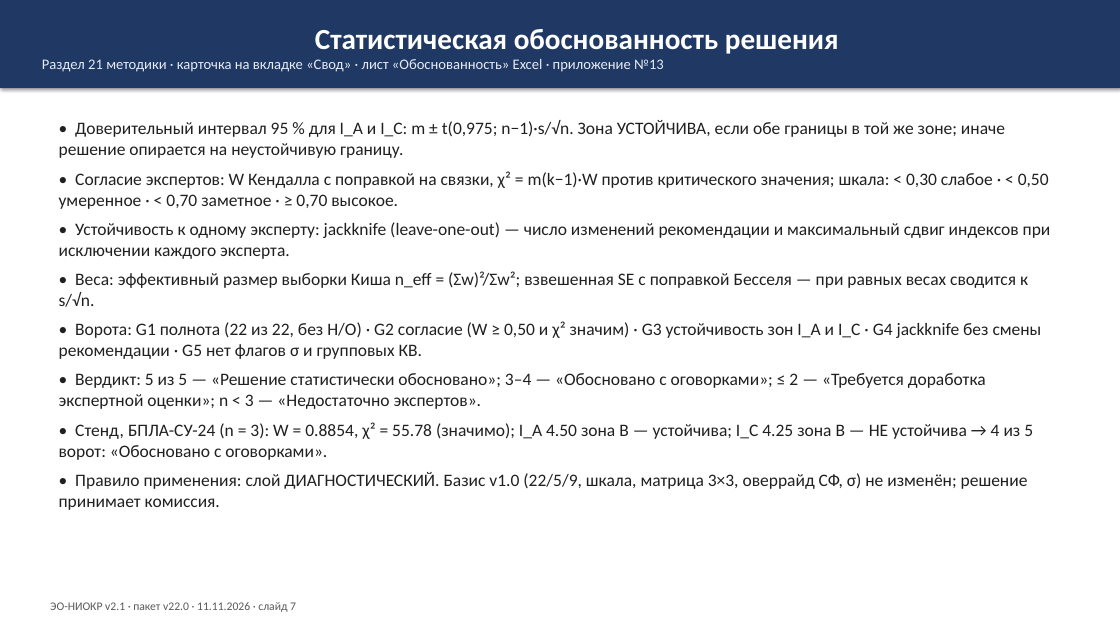
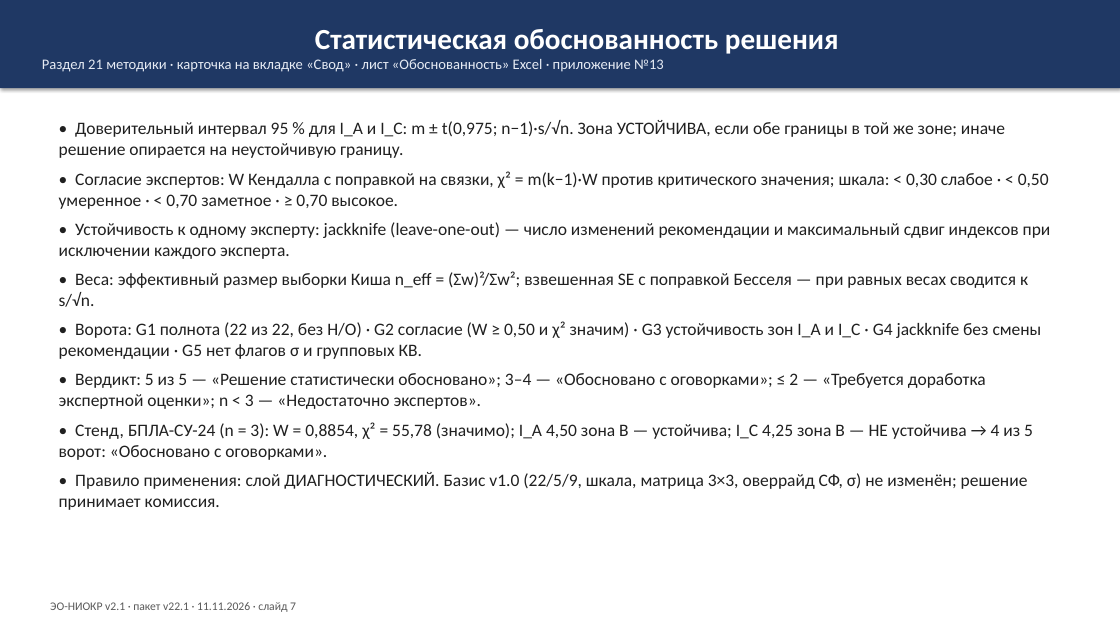
Before and after one commit to pomeshikov78-art/audit, a slide deck: slide 7 of output/12_Презентация_ЭО_НИОКР_v22.pptx. Drawn at 1120x630 pixels with LibreOffice and Linux fonts; fonts in the diff are those of the drawing. Boxes give left, top, right and bottom in pixels: in the first picture for what was removed or moved away, otherwise in the second. Text is boxed around its words. In the diff, an @@ line names an element or a change of style, - is before the commit and + after.

Commit message:
Этап 23 (v22.1): синхронизация информации пакета и запись в репозиторий
Сквозной аудит согласованности (scripts/_sync23_audit.py, только стандартная библиотека):
факты извлечены из OOXML/HTML/MD (19 листов Excel, 14 слайдов, 21 раздел и 13 приложений
методики, 18 колонок CSV, версия модели, идентичность снимку, числа стенда) и сверены
с утверждениями корневого README, итогового README, инструкции, сценария, презентации
и журнала версий. Итог: 116 проверок / 0 расхождений.

Устранено реальное рассогласование числового формата: генерируемые документы использовали
десятичную точку, остальной пакет - запятую. Введён форматтер ru_num() с защитой версий,
дат, номеров разделов и имён файлов; презентация и сценарий перегенерированы.
В презентацию добавлен слайд 'Обоснованность на учебном стенде' с таблицей по всем 5 НИОКР
(n, I_A/I_C, W, ДИ с зонами и устойчивостью, ворота, вердикт) - 14 слайдов; значения
синхронны с корневым README и §6.1 сценария.

Модель v22.0, Excel v22 (19 листов) и методика ЭО-НИОКР v2.1 НЕ изменялись.
Расчётные проверки этапа 22 в силе: test_v22.js 330/0, _qa22_probe.js 28/28,
verify_10_xlsx_22.py 338/0.

Обновлены: корневой README.md (журнал итераций + раздел синхронизации), итоговый README
(поставка v22.1), инструкция, VERSIONS.md (пункт 32).

```diff
--- a/output/12_Презентация_ЭО_НИОКР_v22.pptx
+++ b/output/12_Презентация_ЭО_НИОКР_v22.pptx
@@ text at [59, 422, 1033, 460]: text changed @@
-• Стенд, БПЛА-СУ-24 (n = 3): W = 0.8854, χ² = 55.78 (значимо); I_A 4.50 зона В — устойчива; I_C 4.25 зона В — НЕ устойчива → 4 из 5 ворот: «Обосновано с оговорками».
+• Стенд, БПЛА-СУ-24 (n = 3): W = 0,8854, χ² = 55,78 (значимо); I_A 4,50 зона В — устойчива; I_C 4,25 зона В — НЕ устойчива → 4 из 5 ворот: «Обосновано с оговорками».
@@ text at [50, 602, 296, 612]: text changed @@
-ЭО-НИОКР v2.1 · пакет v22.0 · 11.11.2026 · слайд 7
+ЭО-НИОКР v2.1 · пакет v22.1 · 11.11.2026 · слайд 7
```
Also in this commit, not shown: 12 other slides changed, 1 slide added, 11 other files.
